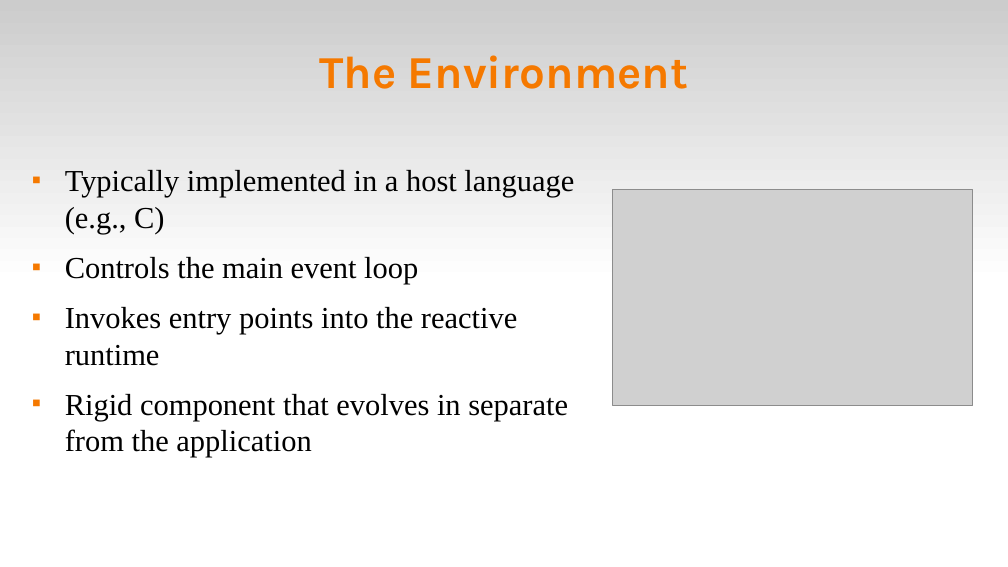
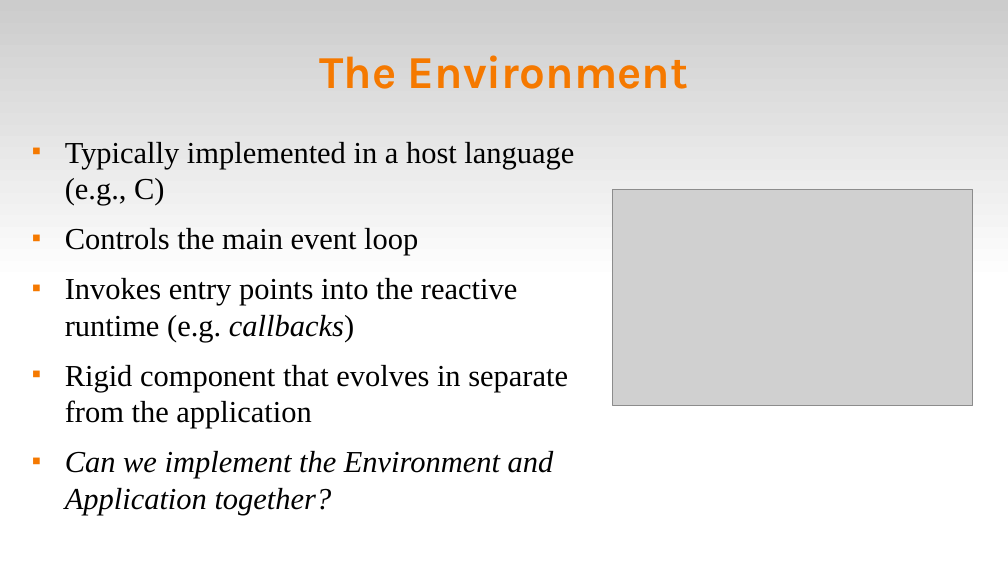
Before and after one commit to fsantanna-no/rebls-isrs-18, a slide deck: slide 4 of ceu-rebls-isrs-18.odp. Drawn at 1008x567 pixels with LibreOffice and Linux fonts; fonts in the diff are those of the drawing; grey boxes stand for pictures. Boxes give left, top, right and bottom in pixels: in the first picture for what was removed or moved away, otherwise in the second. Text is boxed around its words. In the diff, an @@ line names an element or a change of style, - is before the commit and + after.

```diff
--- a/ceu-rebls-isrs-18.odp
+++ b/ceu-rebls-isrs-18.odp
@@ text "Typically implemented in a host ...": place and size @@
-text "Typically implemented in a host ..." at (65, 170, 574, 458)
+text "Typically implemented in a host ..." at (65, 142, 574, 515)
@@ text at (65, 278, 517, 342): text changed @@
-■ Invokes entry points into the reactive runtime
+■ Invokes entry points into the reactive runtime (e.g. callbacks)
@@ text at (65, 451, 554, 515): paragraph added @@
+■ Can we implement the Environment and Application together?
```
Also in this commit, not shown: 7 other slides changed, 1 other file.
